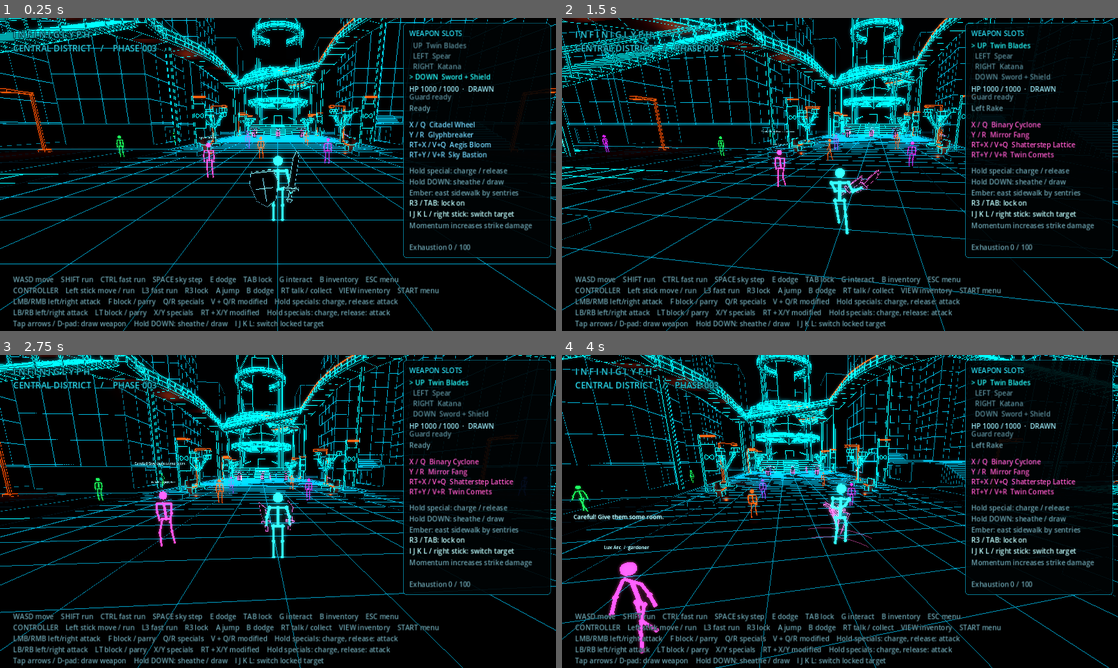
Above: before the commit, frames 1-4 (two rows, left to right).
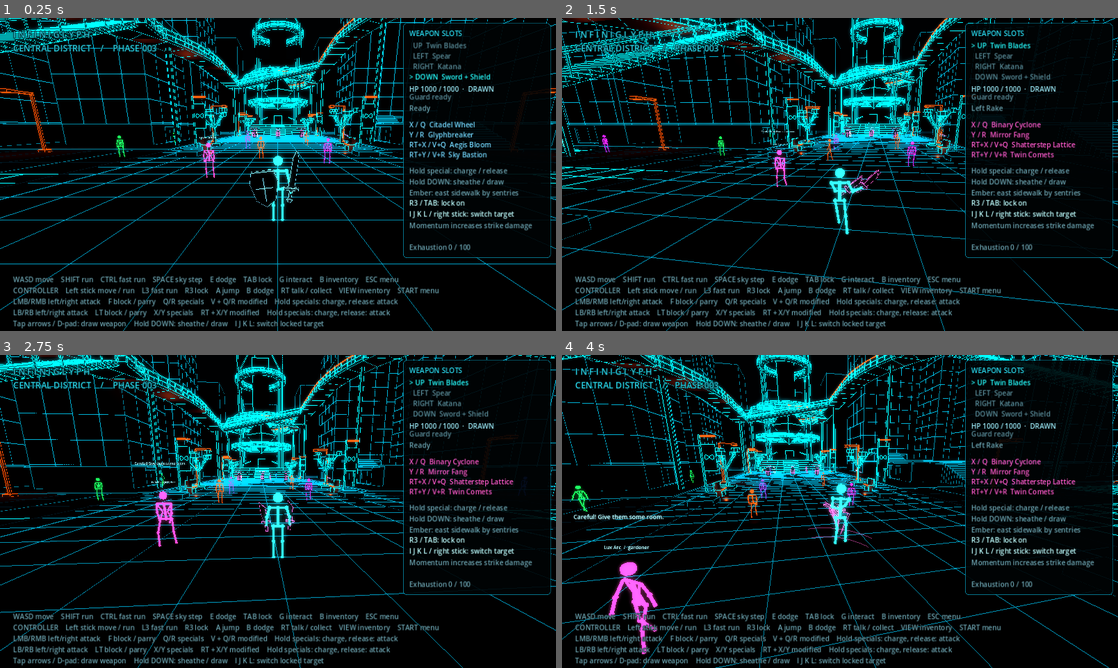
Above: after the commit, the same moments.

Repository: Infiniglyph/infiniglyph
Game: Godot game, scene res://scenes/main.tscn
Same seed, same stepped clock (60 frames per second), same inputs: the game is played once before the commit and once after it.
Inputs (mouse positions are in pixels of both pictures, inside the frame that each line leads up to):
- Up to frame 1 (0.25 s): no input
- Up to frame 2 (1.5 s): tap Enter at 0.5, 0.6 s; move the mouse to (867, 174) at 0.52 s; hold Up from 0.53 s (still down); click (867, 174) at 0.67 s; tap Space at 0.77 s; move the mouse to (812, 174) at 1.27 s; tap Keypad Enter at 1.35 s; click (812, 174) at 1.42 s
- Up to frame 3 (2.75 s): keep holding Up; tap Space at 1.52 s; move the mouse to (289, 505) at 2.02 s; tap Tab at 2.1 s; click (289, 505) at 2.17 s
- Up to frame 4 (4 s): keep holding Up; move the mouse to (834, 517) at 2.77 s; tap J at 2.85 s; click (834, 517) at 2.92 s; tap Space at 3.02, 3.77 s; move the mouse to (878, 514) at 3.52 s; tap L at 3.6 s; click (878, 514) at 3.67 s

The runs differ from the first frame. In frame 1, 0.1% of the frame differs, in the area x 21-60%, y 36-52%; in frame 2, 0.1%; in frame 3, 0.3%; in frame 4, 0.4%, in the area x 2-53%, y 35-96%.

Commit message:
Add hourglass resident silhouette and balance the city roster fifty-fifty

Diff:
--- a/scripts/city_resident.gd
+++ b/scripts/city_resident.gd
@@ -62,6 +62,7 @@
 	add_child(shape)
 	body_shape = shape
 	visual = Visual.new()
+	visual.body_profile = profile.get("body_profile",&"male")
 	var index: int = profile.serial
 	visual.stature = 0.96+float(index%4)*0.025
 	visual.tint = profile.tint
--- a/scripts/resident_profiles.gd
+++ b/scripts/resident_profiles.gd
@@ -72,11 +72,18 @@
 		var n := people.size()-PEOPLE.size()
 		people.append([given[n%given.size()]+" "+family[n/given.size()], ["resident","courier","lamp tender","gardener"][n%4],attitudes[n%attitudes.size()],stops[n%stops.size()],stops[(n+3)%stops.size()],stops[(n+7)%stops.size()]])
 	people.resize(count)
+	# Balanced pairs keep existing identities stable when the roster grows.
+	# Use a separate seed so appearance never consumes gameplay/population RNG.
+	var body_rng := RandomNumberGenerator.new()
+	body_rng.seed = 731942
+	var female_first := false
 	for i in range(people.size()):
 		var row: Array = people[i]
+		if i%2==0: female_first = body_rng.randi_range(0,1)==1
+		var female := female_first if i%2==0 else not female_first
 		# Reciprocal pairs meet; the next pair links every pair into one social graph.
 		var partner := i+1 if i%2==0 else i-1
-		result.append({"id":StringName(row[0].to_lower()),"name":row[0],"role":row[1],"attitude":row[2],
+		result.append({"id":StringName(row[0].to_lower()),"name":row[0],"role":row[1],"attitude":row[2],"body_profile":&"female" if female else &"male",
 			"home":StringName(row[3]),"routine":[StringName(row[4]),StringName(row[5]),StringName(row[3])],
 			"contacts":[StringName(people[partner%people.size()][0].to_lower()),StringName(people[(i+2)%people.size()][0].to_lower())],
 			"meeting":StringName(people[(i/2)*2][3])})
--- a/scripts/resident_visual.gd
+++ b/scripts/resident_visual.gd
@@ -10,6 +10,7 @@
 var clock := 0.0
 var walking := 0.0
 var stature := 1.0
+var body_profile: StringName = &"male"
 var tint := Color(0.12,0.82,0.9)
 
 func batch(mesh: Mesh, count: int, ink: Material) -> MultiMesh:
@@ -37,7 +38,7 @@
 		joint_mesh.radial_segments = 8
 		joint_mesh.rings = 4
 	var ink := Neon.material(tint)
-	rods = batch(rod_mesh,11,ink)
+	rods = batch(rod_mesh,15 if body_profile==&"female" else 11,ink)
 	joints = batch(joint_mesh,12,ink)
 	scale = Vector3.ONE*stature
 	animate(0.01,0,false)
@@ -66,17 +67,27 @@
 	var sway := sin(phase)*walking
 	var pelvis := Vector3(sway*0.018,0.945-absf(sway)*0.018+sin(clock*1.6)*0.004,0)
 	var chest := pelvis+Vector3(-sway*0.012,0.51,walking*0.045)
+	var hip_width := 0.18 if body_profile==&"female" else 0.125
 	segment(0,pelvis,chest,0.037)
-	segment(1,pelvis+Vector3(-0.125,0,0),pelvis+Vector3(0.125,0,0))
+	segment(1,pelvis+Vector3(-hip_width,0,0),pelvis+Vector3(hip_width,0,0))
 	segment(2,chest+Vector3(-0.23,0,0),chest+Vector3(0.23,0,0))
+	if body_profile==&"female":
+		# A narrow waist between the shared shoulder line and broader hips.
+		# Keep these in the rod batch so the silhouette adds no draw calls.
+		var waist := pelvis.lerp(chest,0.48)
+		for i in range(2):
+			var side := -1.0 if i==0 else 1.0
+			var waist_edge := waist+Vector3(side*0.075,0,0)
+			segment(11+i*2,chest+Vector3(side*0.23,0,0),waist_edge,0.023)
+			segment(12+i*2,waist_edge,pelvis+Vector3(side*hip_width,0,0),0.023)
 	dot_at(0,chest+Vector3(0,0.26,0),0.128)
 	dot_at(1,pelvis,0.05)
 	for i in range(2):
 		var side := -1.0 if i==0 else 1.0
 		var cycle: float = phase+(0.0 if i==0 else PI)
 		var stride := sin(cycle)*walking
-		var hip := pelvis+Vector3(side*0.125,0,0)
-		var foot := Vector3(side*0.14,0.052+maxf(0,cos(cycle))*0.055*walking,stride*0.24)
+		var hip := pelvis+Vector3(side*hip_width,0,0)
+		var foot := Vector3(side*(hip_width+0.015),0.052+maxf(0,cos(cycle))*0.055*walking,stride*0.24)
 		var knee := knee_between(hip,foot)
 		segment(3+i*2,hip,knee)
 		segment(4+i*2,knee,foot)
--- a/tests/resident_facing.gd
+++ b/tests/resident_facing.gd
@@ -13,8 +13,15 @@
 func _initialize() -> void: call_deferred("run")
 
 func run() -> void:
+	for body_profile: StringName in [&"male",&"female"]: verify_body(body_profile)
+	print("RESIDENT FACING: ",failures," failures")
+	await process_frame
+	quit(1 if failures else 0)
+
+func verify_body(body_profile: StringName) -> void:
+	print("BODY PROFILE: ",body_profile)
 	var resident = Resident.new()
-	resident.profile = {"name":"Facing probe","serial":0,"tint":Color.CYAN,"color_name":"cyan","role":"resident","home":&"plaza_w"}
+	resident.profile = {"name":"Facing probe","serial":0,"tint":Color.CYAN,"color_name":"cyan","role":"resident","home":&"plaza_w","body_profile":body_profile}
 	root.add_child(resident)
 	Input.mouse_mode = Input.MOUSE_MODE_VISIBLE
 	var visual: Node3D = resident.visual
@@ -62,7 +69,4 @@
 	check(swing_ok and stance_ok,"Swing foot advances and support foot recedes relative to the body")
 	check(arms_ok,"Arms counter-swing against their matching legs")
 	check(shoulders_ok,"Shoulder bars retain their full width")
-	print("RESIDENT FACING: ",failures," failures")
 	resident.queue_free()
-	await process_frame
-	quit(1 if failures else 0)
--- /dev/null
+++ b/tests/resident_silhouettes.gd
@@ -0,0 +1,119 @@
+extends SceneTree
+## Native appearance checks and side-by-side pose review.
+const Profiles = preload("res://scripts/resident_profiles.gd")
+const Visual = preload("res://scripts/resident_visual.gd")
+var failures := 0
+var checks := 0
+
+func check(ok: bool, label: String) -> void:
+	checks += 1
+	if ok: print("PASS: ",label)
+	else:
+		failures += 1
+		push_error("FAIL: "+label)
+
+func ticks(count: int) -> void:
+	for i in range(count):
+		await physics_frame
+		await process_frame
+
+func end(visual: Node3D, rod: int, top: bool) -> Vector3:
+	return visual.rods.get_instance_transform(rod)*Vector3(0,0.5 if top else -0.5,0)
+
+func _initialize() -> void:
+	if "--headless" in OS.get_cmdline_args():
+		push_error("Silhouette inspection requires a native display.")
+		quit(2)
+		return
+	call_deferred("run")
+
+func run() -> void:
+	var profiles := Profiles.all(100)
+	var grown := Profiles.all(102)
+	var stable := true
+	var female := 0
+	for i in range(profiles.size()):
+		if profiles[i].body_profile==&"female": female += 1
+		stable = stable and profiles[i].body_profile==grown[i].body_profile
+	check(female==50,"The roster contains exactly fifty female and fifty male silhouettes")
+	check(stable,"Named residents keep their body profile when the roster is regenerated or extended")
+	var world: Node3D = load("res://scenes/main.tscn").instantiate()
+	world.inventory_persistence_enabled = false
+	root.add_child(world)
+	Input.mouse_mode = Input.MOUSE_MODE_VISIBLE
+	world.player.visual.retrieval.enabled = false
+	world.sparring_partner.visual.retrieval.enabled = false
+	world.population.population_seed = 1893
+	await ticks(25)
+	var live_female := 0
+	var wired := true
+	var physics_same := true
+	var batched := true
+	var roles: Dictionary = {}
+	for resident: CharacterBody3D in world.population.residents:
+		var body: StringName = resident.profile.body_profile
+		if body==&"female": live_female += 1
+		wired = wired and resident.visual.body_profile==body
+		physics_same = physics_same and is_equal_approx(resident.body_shape.shape.radius,0.27) and is_equal_approx(resident.body_shape.shape.height,1.85)
+		batched = batched and resident.visual.get_child_count()==2 and resident.visual.joints.instance_count==12
+		if not roles.has(resident.profile.role): roles[resident.profile.role] = {}
+		roles[resident.profile.role][body] = true
+	check(live_female==50 and world.population.residents.size()==100 and wired,"All one hundred actual residents use the assigned fifty-fifty visuals")
+	check(physics_same,"Both silhouettes use the existing identical collision capsule")
+	check(batched,"Every resident still uses only two shared primitive mesh batches")
+	var mixed := true
+	for role: Dictionary in roles.values(): mixed = mixed and role.size()==2
+	check(mixed,"Both body profiles appear across all existing civilian jobs")
+	world.queue_free()
+	await ticks(2)
+	var figures: Array[Node3D] = []
+	var outline_ok := true
+	var connections_ok := true
+	for pose in range(3):
+		for body: StringName in [&"male",&"female"]:
+			var figure := Visual.new()
+			figure.body_profile = body
+			figure.position.x = (figures.size()-2.5)*0.85
+			root.add_child(figure)
+			for frame in range(40):
+				figure.animate(1.0/60.0,1.2 if pose==1 else 0.0,pose==2)
+				if body==&"female":
+					var shoulders := end(figure,2,true).distance_to(end(figure,2,false))
+					var hips := end(figure,1,true).distance_to(end(figure,1,false))
+					var waist := end(figure,11,true).distance_to(end(figure,13,true))
+					outline_ok = outline_ok and waist<hips*0.6 and waist<shoulders*0.6 and hips>0.3
+					for side in range(2):
+						connections_ok = connections_ok and end(figure,11+side*2,true).distance_to(end(figure,12+side*2,false))<0.0001
+						connections_ok = connections_ok and end(figure,12+side*2,true).distance_to(figure.joints.get_instance_transform(2+side*3).origin)<0.0001
+			figures.append(figure)
+	check(outline_ok,"Female idle, walk and talk poses retain broader shoulders and hips around a narrow waist")
+	check(connections_ok,"The torso outline remains connected to the waist and articulated hips")
+	check(figures[0].rods.instance_count==11 and figures[1].rods.instance_count==15 and figures[0].rods.mesh==figures[1].rods.mesh,"The original male profile stays intact and the female outline shares its cylinder mesh")
+	var camera := Camera3D.new()
+	root.add_child(camera)
+	camera.position = Vector3(0,1.2,5.3)
+	camera.look_at(Vector3(0,1,0))
+	camera.fov = 45
+	camera.current = true
+	await ticks(2)
+	var labels := CanvasLayer.new()
+	root.add_child(labels)
+	for i in range(figures.size()):
+		var caption := Label.new()
+		caption.text = "Male" if i%2==0 else "Female"
+		caption.position = camera.unproject_position(figures[i].position)+Vector2(-26,12)
+		labels.add_child(caption)
+	for i in range(3):
+		var title := Label.new()
+		title.text = ["IDLE","WALK","TALK"][i]
+		title.position = camera.unproject_position((figures[i*2].position+figures[i*2+1].position)*0.5+Vector3.UP*2.1)+Vector2(-24,0)
+		labels.add_child(title)
+	DirAccess.make_dir_recursive_absolute("res://captures")
+	await RenderingServer.frame_post_draw
+	root.get_texture().get_image().save_png("res://captures/resident_silhouettes_front.png")
+	for figure: Node3D in figures: figure.rotation.y = PI/5
+	await ticks(2)
+	await RenderingServer.frame_post_draw
+	root.get_texture().get_image().save_png("res://captures/resident_silhouettes_angle.png")
+	print("Resident silhouette verification: ",checks," checks, ",failures," failures")
+	quit(1 if failures else 0)
Not shown, added: tests/resident_silhouettes.gd.uid
